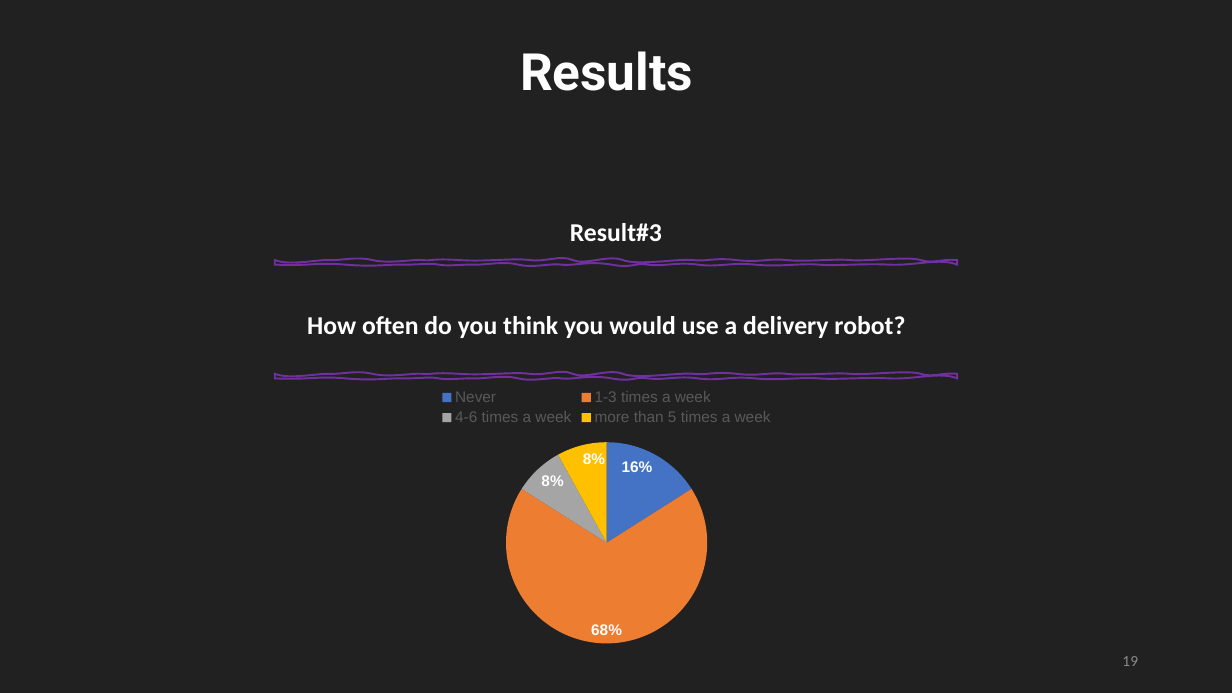
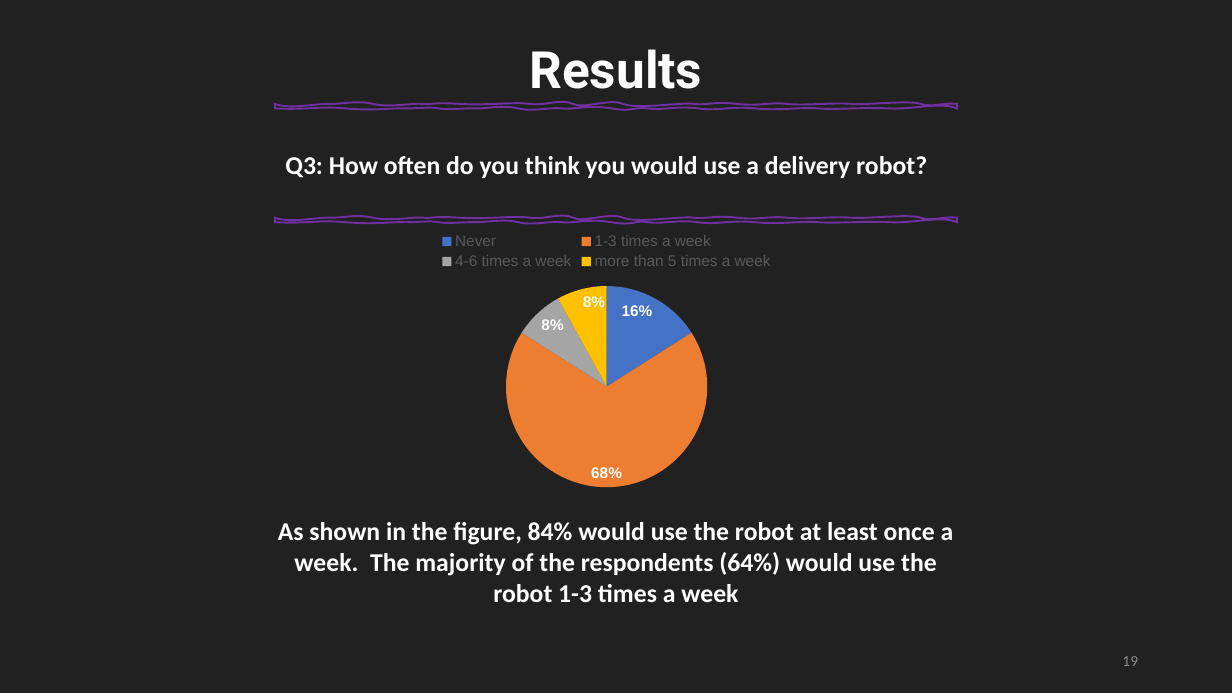
Before and after one commit to Mhd-Ghd/on-campus-delivery-robot, a slide deck: slide 19 of reports/report-2/Press#2.pptm. Drawn at 1232x693 pixels with LibreOffice and Linux fonts; fonts in the diff are those of the drawing. Boxes give left, top, right and bottom in pixels: in the first picture for what was removed or moved away, otherwise in the second. Text is boxed around its words. In the diff, an @@ line names an element or a change of style, - is before the commit and + after.

```diff
--- a/reports/report-2/Press#2.pptm
+++ b/reports/report-2/Press#2.pptm
@@ text "Results": place and size @@
-text "Results" at [520, 51, 693, 91]
+text "Results" at [530, 49, 703, 89]
@@ 2 freeform shapes, 1 pie chart: place and size @@
-2 freeform shapes, 1 pie chart at [274, 260, 957, 656]
+2 freeform shapes, 1 pie chart at [274, 104, 957, 500]
@@ text "Q3: How often do you ..." at [285, 156, 927, 178]: vertical alignment bottom to middle @@
@@ text at [285, 156, 927, 178]: text changed @@
-How often do you think you would use a delivery robot?
+Q3: How often do you think you would use a delivery robot?
@@ text removed at [570, 223, 662, 241] @@
-Result#3
@@ text added at [278, 522, 954, 602], 20 pt, text #FFFFFF, bold @@
+As shown in the figure, 84% would use the robot at least once a week. The majority of the respondents (64%) would use the robot 1-3 times a week
```
Also in this commit, not shown: 5 other slides changed.
